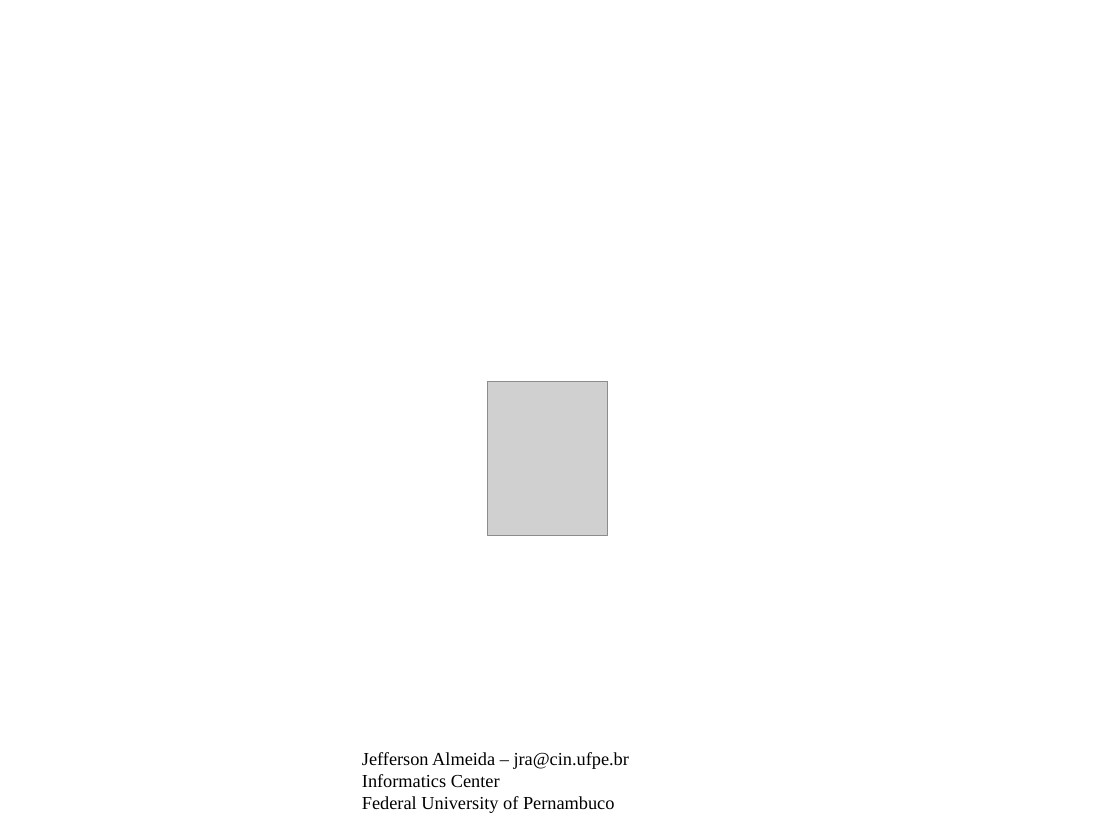
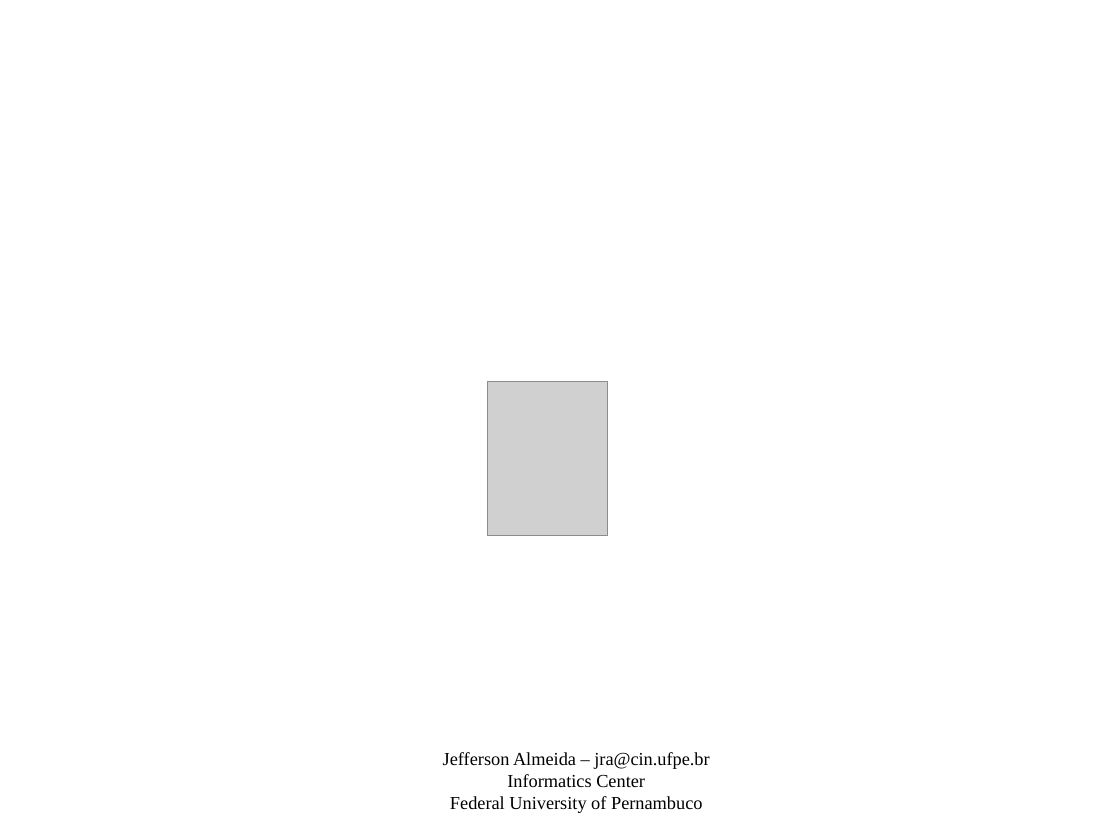
Before and after one commit to JeffersonAlmeida/101CompaniesSPL, a slide deck: slide 1 of tutorial.odp. Drawn at 1120x840 pixels with LibreOffice and Linux fonts; fonts in the diff are those of the drawing; grey boxes stand for pictures; background and template pictures are left out. Boxes give left, top, right and bottom in pixels: in the first picture for what was removed or moved away, otherwise in the second. Text is boxed around its words. In the diff, an @@ line names an element or a change of style, - is before the commit and + after.

```diff
--- a/tutorial.odp
+++ b/tutorial.odp
@@ text "Jefferson Almeida – jra@cin.ufpe.br" at (x1=443, y1=752, x2=709, y2=813): alignment left to centre @@
```
Also in this commit, not shown: 3 other slides changed, 9 other files.
